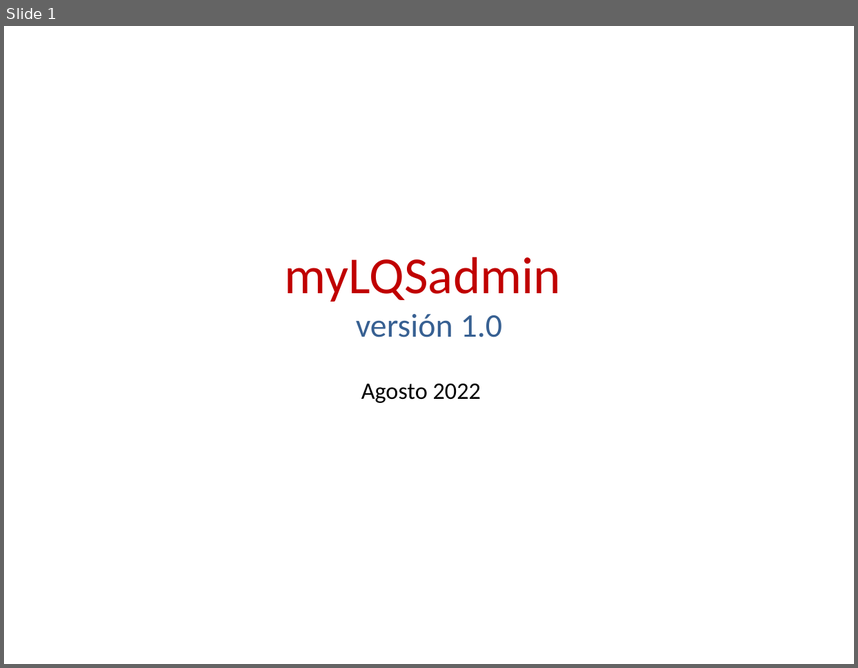
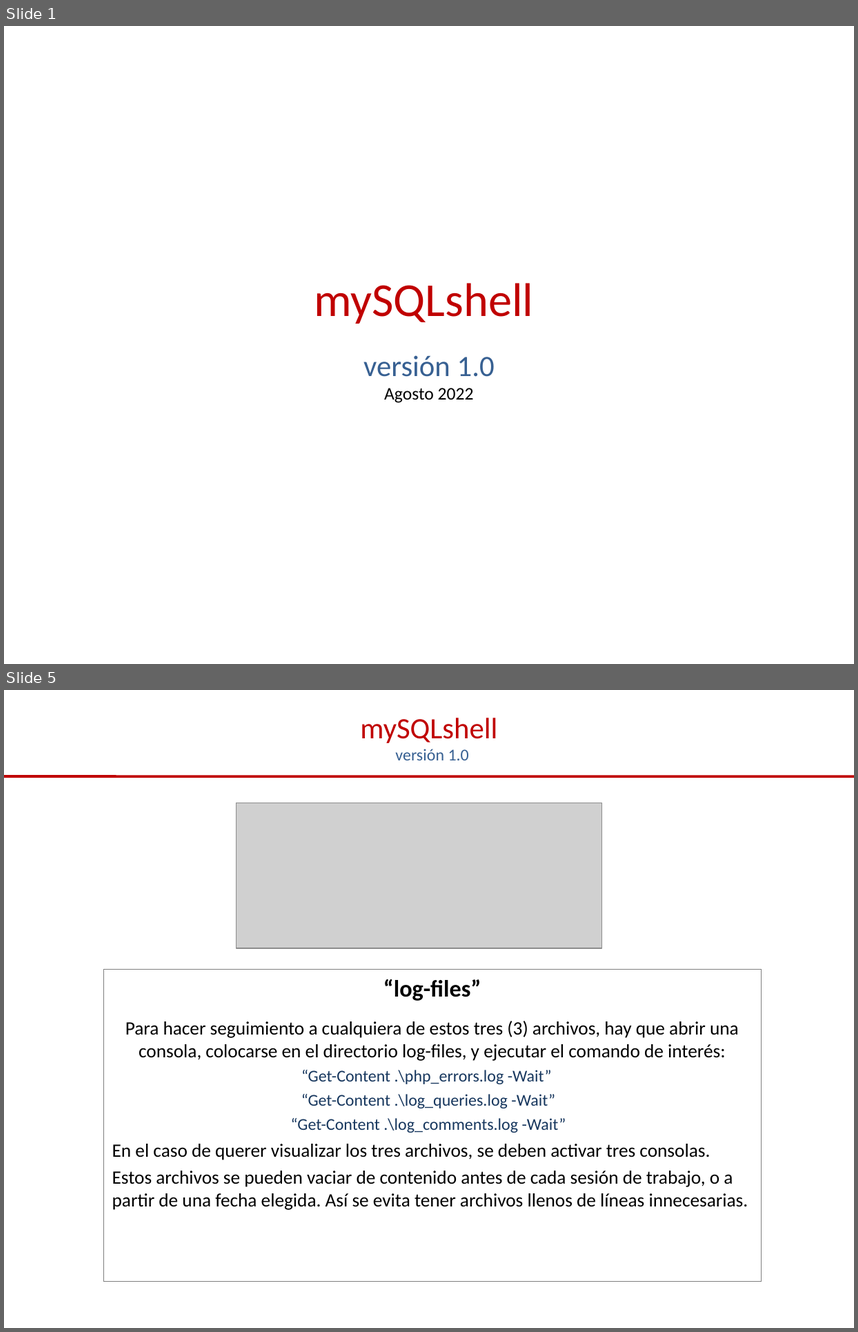
Before and after one commit to iggProjects/mySQLshell, a slide deck: assets/z-readme/myLQShell-readme.ppt. Shown one above the other, each under a label of ours: slide 1 before the commit, slides 1 and 5 after it; the slides between them are not shown. The pictures are 858x668 and 858x1332 pixels, drawn with LibreOffice and Linux fonts; fonts in the diff are those of the drawing; grey boxes stand for pictures. Boxes give left, top, right and bottom in pixels: in the first picture for what was removed or moved away, otherwise in the second. Text is boxed around its words. In the diff, an @@ line names an element or a change of style, - is before the commit and + after.

```diff
--- a/assets/z-readme/myLQShell-readme.ppt
+++ b/assets/z-readme/myLQShell-readme.ppt
@@ slide 5 added at box(4, 690, 854, 1328), background #FFFFFF @@
@@ title added at box(360, 718, 497, 760), 25 pt, text #C00000 @@
+mySQLshell
+versión 1.0
@@ line added from (4, 777) to (854, 777), #C00000 2.24 pt @@
@@ picture added at box(236, 803, 602, 949) @@
@@ subtitle added at box(103, 969, 760, 1281), outline #7F7F7F 0.74 pt, 16 pt, text #000000 @@
+“log-files”
+Para hacer seguimiento a cualquiera de estos tres (3) archivos, hay que abrir una consola, colocarse en el directorio log-files, y ejecutar el comando de interés:
+“Get-Content .\php_errors.log -Wait”
+“Get-Content .\log_queries.log -Wait”
+“Get-Content .\log_comments.log -Wait”
+En el caso de querer visualizar los tres archivos, se deben activar tres consolas.
+Estos archivos se pueden vaciar de contenido antes de cada sesión de trabajo, o a partir de una fecha elegida. Así se evita tener archivos llenos de líneas innecesarias.
@@ slide 1 changed as well @@
@@ title at box(314, 283, 533, 403): text changed; size 44 to 40 pt @@
-myLQSadmin
-versión 1.0
+mySQLshell
+versión 1.0
+Agosto 2022
@@ subtitle removed at box(361, 383, 481, 403) @@
-Agosto 2022
```
Also in this commit, not shown: 7 other slides changed, 3 other slides added, 3 slides removed, 26 other files.
